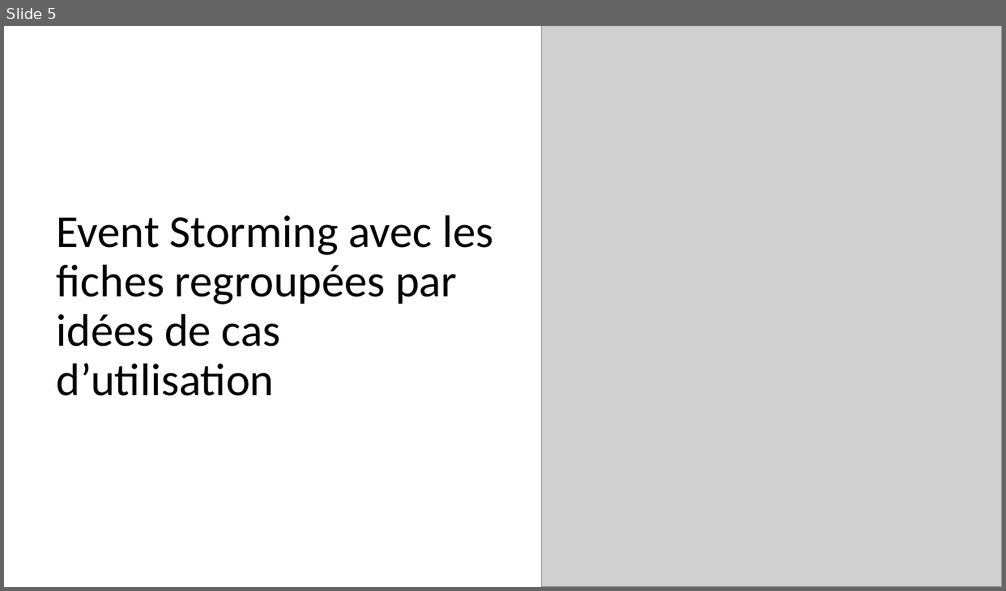
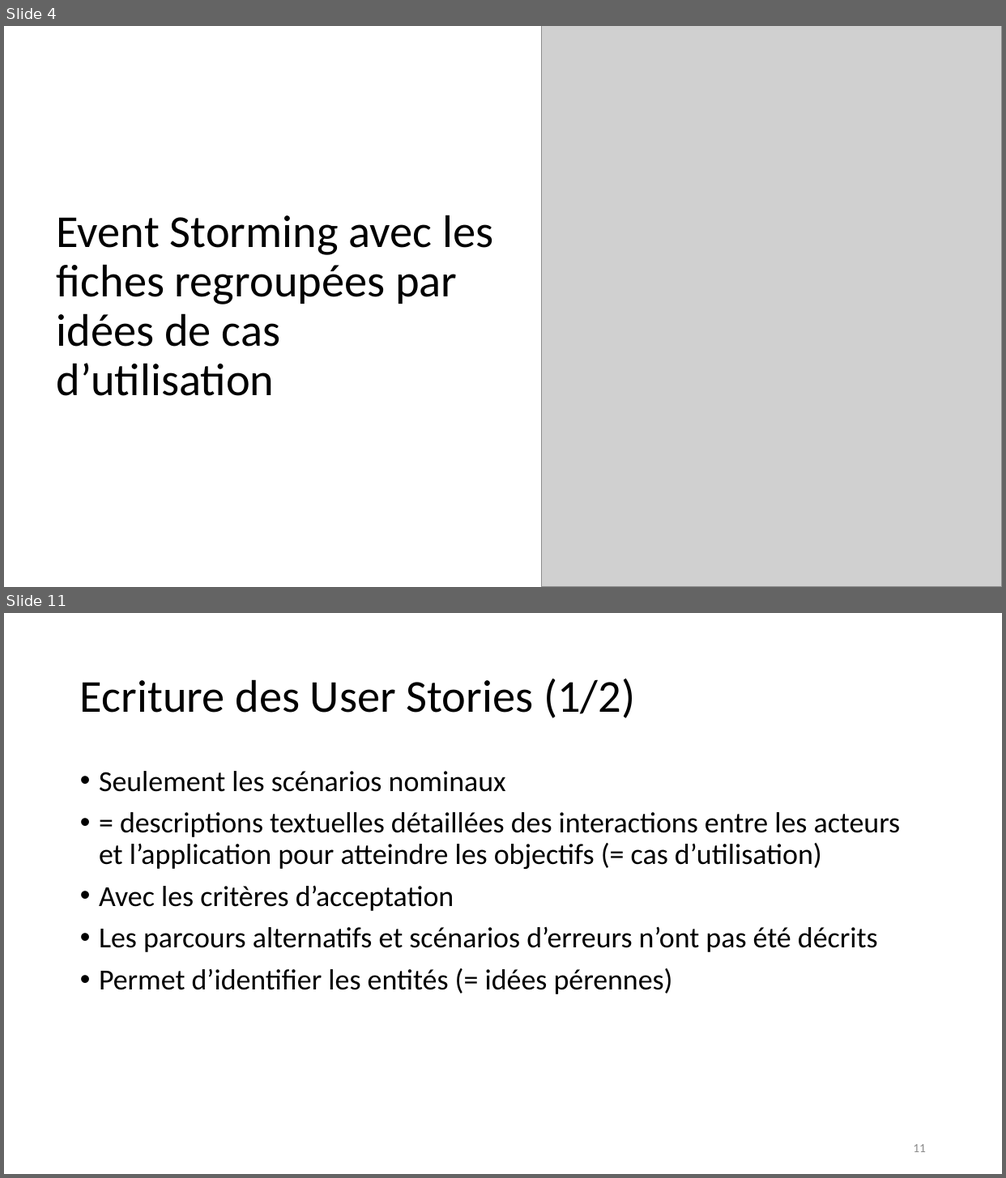
Before and after one commit to emmo78/Project_ConceptionOfMentorApp, a slide deck: Presentation_olivier_MOREL.pptx. Shown one above the other, each under a label of ours: slide 5 before the commit, slides 4 and 11 after it; the slides between them are not shown. The pictures are 1006x591 and 1006x1178 pixels, drawn with LibreOffice and Linux fonts; fonts in the diff are those of the drawing; grey boxes stand for pictures. Boxes give left, top, right and bottom in pixels: in the first picture for what was removed or moved away, otherwise in the second. Text is boxed around its words. In the diff, an @@ line names an element or a change of style, - is before the commit and + after.

```diff
--- a/Presentation_olivier_MOREL.pptx
+++ b/Presentation_olivier_MOREL.pptx
@@ slide 11 added at (x1=4, y1=613, x2=1002, y2=1174), background #FFFFFF @@
@@ title added at (x1=80, y1=679, x2=635, y2=718), 44 pt, text #000000 @@
+Ecriture des User Stories (1/2)
@@ text added at (x1=99, y1=771, x2=901, y2=995), 28 pt, text #000000 @@
+• Seulement les scénarios nominaux
+• = descriptions textuelles détaillées des interactions entre les acteurs et l’application pour atteindre les objectifs (= cas d’utilisation)
+• Avec les critères d’acceptation
+• Les parcours alternatifs et scénarios d’erreurs n’ont pas été décrits
+• Permet d’identifier les entités (= idées pérennes)
@@ page number added at (x1=913, y1=1144, x2=926, y2=1152), 12 pt, text #8C8C8C @@
+11
@@ what was slide 5 is now slide 4 @@
```
Also in this commit, not shown: 2 slides changed, 15 other slides added, 1 slide removed, 2 other files.
